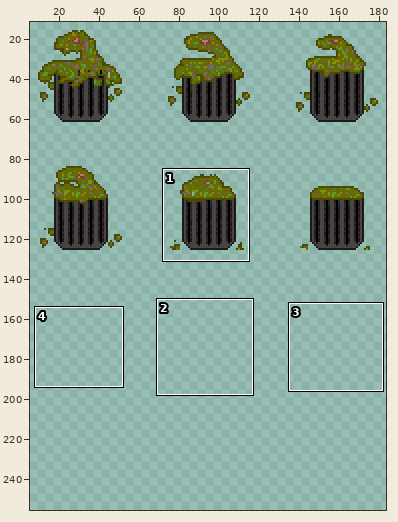
One commit to this sprite sheet: assets/Monsters/Trash Monster/death.png. Above: a wide view before the commit, with the close-up outlined.
Close-up. Before the edit:
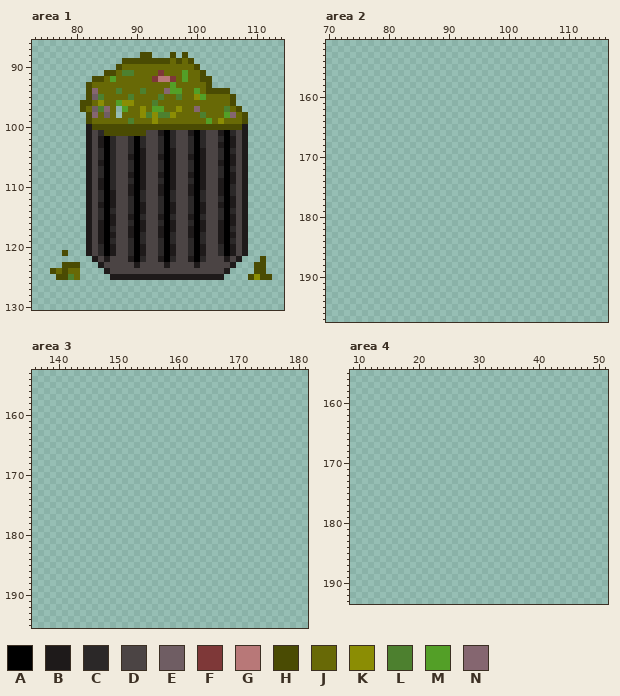
The file is 126x92 pixels. Colours within 5 levels of each other are drawn and written as one. Shown: area 1: x 73..114, y 86..130; area 2: x 70..116, y 151..197; area 3: x 136..181, y 153..195; area 4: x 9..51, y 155..193. The old version is drawn lined up with the new one. The wide view leaves out empty margins. The commit also changed other parts of the picture, which this record leaves out.
Palette (. is transparent): A #000000  B #1e1a1a  C #2b2828  D #4b4444  E #6f5d63  F #7e3838  G #b87878  H #4a4b03  J #686906  K #8b8d04  L #4d802f  M #539f27  N #856670
Pixels before, area 1, first column x 76:
 88 ...............HH...H.H..............
 89 ............HHHHHHHHJHJH.............
 90 ...........HJJJJJJJJJJJJH............
 91 .........HHJLLJJJJFJJJMJJH...........
 92 .......HHJMJJJJJJFGGFJMJJHH..........
 93 ......HJJJJJJJJJJJJJMJJJJJH..........
 94 ......HNJJJLJJJLJJJNMMJJMJHHHH.......
 95 ......HELJJJJLJJJJLJJLJJKMJJJJH......
 96 .....HHJKJJMKKJJJLJJJJJJJJJJJJH......
 97 .....HJELNJ.MJJKJMMJJKJJNJJJJLJH.....
 98 ......HNJEJ.JJJKLKLLKJJJJLJJJMNJH....
 99 ......HJJJJJJLJJJKJJJJJJJJMJKJJJH....
100 ......BHHHHHHHHHHHHHHHHHHHHHHHHHB....
101 ......BDCHHHHHHHDDBACDDBACDDBACDB....
102 ......BDBACDDCACDDCACDDCACDDCABDB....
103 ......BDBACDDCACDDCACDDCACDDBABDB....
104 ......BDCACDDCABDDCABDDCABDDCACDB....
105 ......BDCACDDBABDDBABDDBABDDCABDB....
106 ......BDBACDDCABDDCABDDCABDDBABDB....
107 ......BDCACDDCABDDCABDDCABDDCACDB....
108 ......BDCACDDBABDDBABDDBABDDCABDB....
109 ......BDBACDDCABDDCABDDCABDDBABDB....
110 ......BDBACDDBABDDBABDDBABDDBACDB....
111 ......BDCABDDBACDDBACDDBACDDBACDB....
112 ......BDCABDDCACDDCACDDCACDDCABDB....
113 ......BDBABDDCABDDCABDDCABDDBABDB....
114 ......BDCACDDCABDDCABDDCABDDCACDB....
115 ......BDCABDDBACDDBACDDBACDDCABDB....
116 ......BDBABDDCABDDCABDDCABDDBABDB....
117 ......BDBACDDBABDDBABDDBABDDBACDB....
118 ......BDBABDDBACDDBACDDBACDDBABDB....
119 ......BDBACDDCACDDCACDDCACDDBACDB....
120 ......BDCABDDCABDDCABDDCABDDCABDB....
121 ..H...BDCABDDCABDDCABDDCABDDCABDB....
122 .......BDBDDDBACDDBACDDBACDDDBDB...H.
123 ..HHH...BDDDDDBDDDDBDDDDBDDDDDB...HH.
124 HJHJJ....BDDDDDDDDDDDDDDDDDDDB....HH.
125 .HHLJ.....BBBBBBBBBBBBBBBBBBB....HKHH
And afterwards:
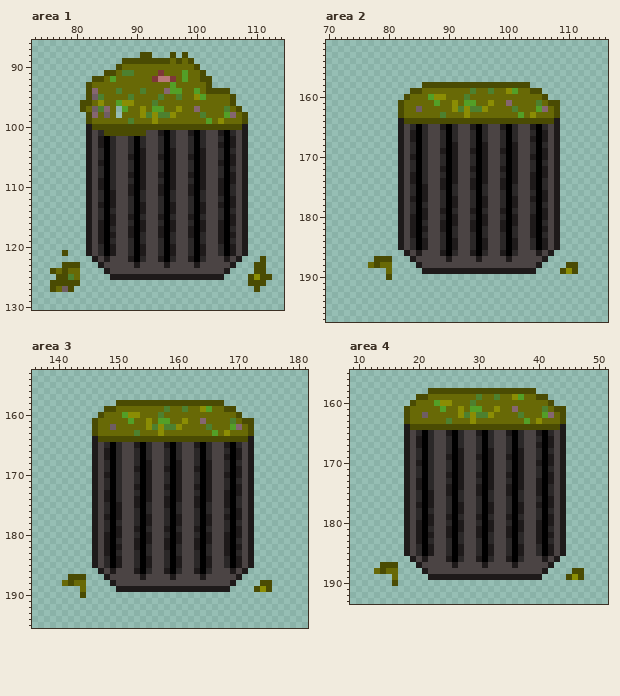
Edits made:
canvas 126x92 -> 192x256; drawings rearranged on the sheet (the old picture shows each at its new place)
Changed rows in their new state; - is an unchanged pixel.
Area 1:
first column x 76:
126 HHHHH----------------------------HHH
127 HJEH------------------------------H-
Area 2:
first column x 77:
158 ---------HHHHHHHHHHHHHHHHHH--------
159 -------HHJJJJJJJJLJJLJJKMJJHH------
160 ------HJJJMKKJJJLJJJJJJJJJJJJH-----
161 -----HJJJJJMJJKJMMJJKJJNJJJJLJHH---
162 -----HJJEJJJJJKLKLLKJJJJLJJJMNJH---
163 -----HJJJJJJLJJJKJJJJJJJJMJKJJJH---
164 -----BHHHHHHHHHHHHHHHHHHHHHHHHHB---
165 -----BDCACDDBACDDBACDDBACDDBACDB---
166 -----BDBACDDCACDDCACDDCACDDCABDB---
167 -----BDBACDDCACDDCACDDCACDDBABDB---
168 -----BDCACDDCABDDCABDDCABDDCACDB---
169 -----BDCACDDBABDDBABDDBABDDCABDB---
170 -----BDBACDDCABDDCABDDCABDDBABDB---
171 -----BDCACDDCABDDCABDDCABDDCACDB---
172 -----BDCACDDBABDDBABDDBABDDCABDB---
173 -----BDBACDDCABDDCABDDCABDDBABDB---
174 -----BDBACDDBABDDBABDDBABDDBACDB---
175 -----BDCABDDBACDDBACDDBACDDBACDB---
176 -----BDCABDDCACDDCACDDCACDDCABDB---
177 -----BDBABDDCABDDCABDDCABDDBABDB---
178 -----BDCACDDCABDDCABDDCABDDCACDB---
179 -----BDCABDDBACDDBACDDBACDDCABDB---
180 -----BDBABDDCABDDCABDDCABDDBABDB---
181 -----BDBACDDBABDDBABDDBABDDBACDB---
182 -----BDBABDDBACDDBACDDBACDDBABDB---
183 -----BDBACDDCACDDCACDDCACDDBACDB---
184 -----BDCABDDCABDDCABDDCABDDCABDB---
185 -----BDCABDDCABDDCABDDCABDDCABDB---
186 ------BDBDDDBACDDBACDDBACDDDBDB----
187 -HHH---BDDDDDBDDDDBDDDDBDDDDDB-----
188 JHJJ----BDDDDDDDDDDDDDDDDDDDB----HH
189 ---J-----BBBBBBBBBBBBBBBBBBB----HKH
190 ---H-------------------------------
Area 3:
first column x 141:
158 ---------HHHHHHHHHHHHHHHHHH--------
159 -------HHJJJJJJJJLJJLJJKMJJHH------
160 ------HJJJMKKJJJLJJJJJJJJJJJJH-----
161 -----HJJJJJMJJKJMMJJKJJNJJJJLJHH---
162 -----HJJEJJJJJKLKLLKJJJJLJJJMNJH---
163 -----HJJJJJJLJJJKJJJJJJJJMJKJJJH---
164 -----BHHHHHHHHHHHHHHHHHHHHHHHHHB---
165 -----BDCACDDBACDDBACDDBACDDBACDB---
166 -----BDBACDDCACDDCACDDCACDDCABDB---
167 -----BDBACDDCACDDCACDDCACDDBABDB---
168 -----BDCACDDCABDDCABDDCABDDCACDB---
169 -----BDCACDDBABDDBABDDBABDDCABDB---
170 -----BDBACDDCABDDCABDDCABDDBABDB---
171 -----BDCACDDCABDDCABDDCABDDCACDB---
172 -----BDCACDDBABDDBABDDBABDDCABDB---
173 -----BDBACDDCABDDCABDDCABDDBABDB---
174 -----BDBACDDBABDDBABDDBABDDBACDB---
175 -----BDCABDDBACDDBACDDBACDDBACDB---
176 -----BDCABDDCACDDCACDDCACDDCABDB---
177 -----BDBABDDCABDDCABDDCABDDBABDB---
178 -----BDCACDDCABDDCABDDCABDDCACDB---
179 -----BDCABDDBACDDBACDDBACDDCABDB---
180 -----BDBABDDCABDDCABDDCABDDBABDB---
181 -----BDBACDDBABDDBABDDBABDDBACDB---
182 -----BDBABDDBACDDBACDDBACDDBABDB---
183 -----BDBACDDCACDDCACDDCACDDBACDB---
184 -----BDCABDDCABDDCABDDCABDDCABDB---
185 -----BDCABDDCABDDCABDDCABDDCABDB---
186 ------BDBDDDBACDDBACDDBACDDDBDB----
187 -HHH---BDDDDDBDDDDBDDDDBDDDDDB-----
188 JHJJ----BDDDDDDDDDDDDDDDDDDDB----HH
189 ---J-----BBBBBBBBBBBBBBBBBBB----HKH
190 ---H-------------------------------
Area 4:
first column x 13:
158 ---------HHHHHHHHHHHHHHHHHH--------
159 -------HHJJJJJJJJLJJLJJKMJJHH------
160 ------HJJJMKKJJJLJJJJJJJJJJJJH-----
161 -----HJJJJJMJJKJMMJJKJJNJJJJLJHH---
162 -----HJJEJJJJJKLKLLKJJJJLJJJMNJH---
163 -----HJJJJJJLJJJKJJJJJJJJMJKJJJH---
164 -----BHHHHHHHHHHHHHHHHHHHHHHHHHB---
165 -----BDCACDDBACDDBACDDBACDDBACDB---
166 -----BDBACDDCACDDCACDDCACDDCABDB---
167 -----BDBACDDCACDDCACDDCACDDBABDB---
168 -----BDCACDDCABDDCABDDCABDDCACDB---
169 -----BDCACDDBABDDBABDDBABDDCABDB---
170 -----BDBACDDCABDDCABDDCABDDBABDB---
171 -----BDCACDDCABDDCABDDCABDDCACDB---
172 -----BDCACDDBABDDBABDDBABDDCABDB---
173 -----BDBACDDCABDDCABDDCABDDBABDB---
174 -----BDBACDDBABDDBABDDBABDDBACDB---
175 -----BDCABDDBACDDBACDDBACDDBACDB---
176 -----BDCABDDCACDDCACDDCACDDCABDB---
177 -----BDBABDDCABDDCABDDCABDDBABDB---
178 -----BDCACDDCABDDCABDDCABDDCACDB---
179 -----BDCABDDBACDDBACDDBACDDCABDB---
180 -----BDBABDDCABDDCABDDCABDDBABDB---
181 -----BDBACDDBABDDBABDDBABDDBACDB---
182 -----BDBABDDBACDDBACDDBACDDBABDB---
183 -----BDBACDDCACDDCACDDCACDDBACDB---
184 -----BDCABDDCABDDCABDDCABDDCABDB---
185 -----BDCABDDCABDDCABDDCABDDCABDB---
186 ------BDBDDDBACDDBACDDBACDDDBDB----
187 -HHH---BDDDDDBDDDDBDDDDBDDDDDB-----
188 JHJJ----BDDDDDDDDDDDDDDDDDDDB----HH
189 ---J-----BBBBBBBBBBBBBBBBBBB----HKH
190 ---H-------------------------------
Pixel boxes of the changes (left, top, right, bottom) in both close-ups:
added: (50, 280, 80, 292)
added: (248, 280, 266, 292)
added: (368, 82, 578, 280)
added: (62, 400, 272, 598)
added: (374, 388, 584, 586)
